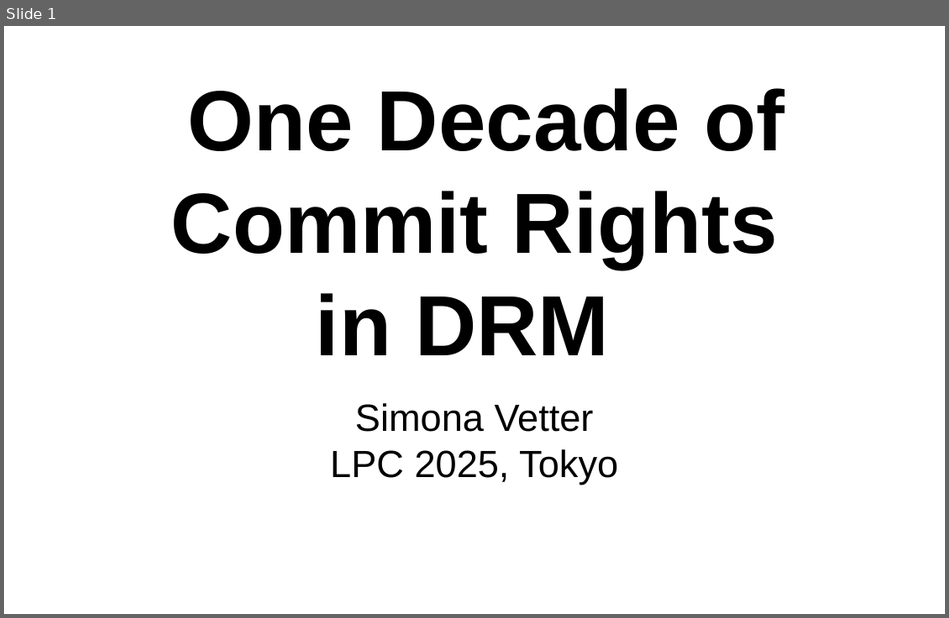
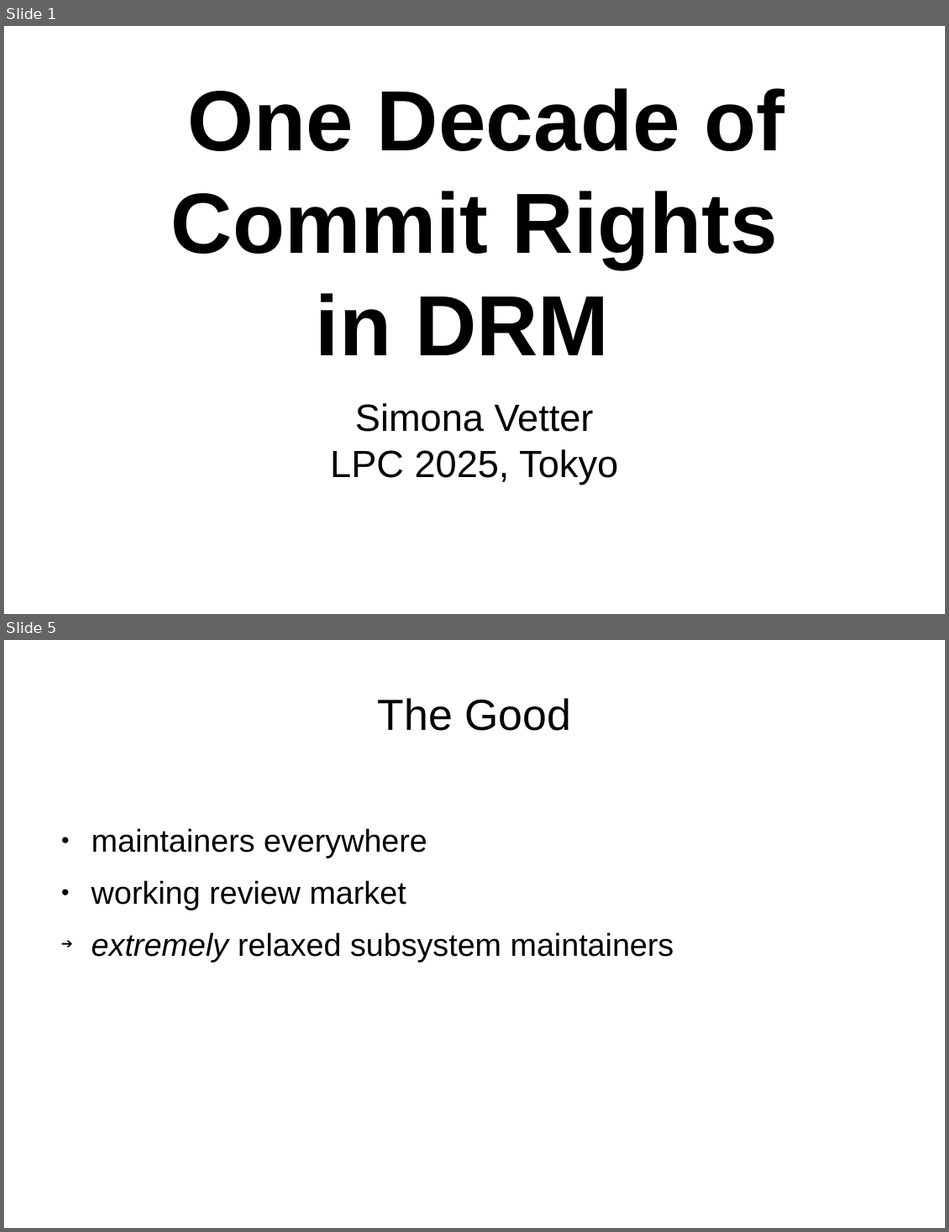
Before and after one commit to danvet/danvet.github.io, a slide deck: slides/lpc-2025-commit-rights.odp. Shown one above the other, each under a label of ours: slide 1 before the commit, slides 1 and 5 after it; the slides between them are not shown. The pictures are 949x618 and 949x1232 pixels, drawn with LibreOffice and Linux fonts; fonts in the diff are those of the drawing. Boxes give left, top, right and bottom in pixels: in the first picture for what was removed or moved away, otherwise in the second. Text is boxed around its words. In the diff, an @@ line names an element or a change of style, - is before the commit and + after.

```diff
--- a/slides/lpc-2025-commit-rights.odp
+++ b/slides/lpc-2025-commit-rights.odp
@@ slide 5 added at (4, 640, 945, 1228), background #FFFFFF @@
@@ title added at (378, 698, 571, 731), 36.7 pt, text #000000 @@
+The Good
@@ text added at (91, 828, 674, 962), 26.7 pt, text #000000 @@
+● maintainers everywhere
+● working review market
+➔ extremely relaxed subsystem maintainers
```
Also in this commit, not shown: 12 other slides added, 1 slide removed.
